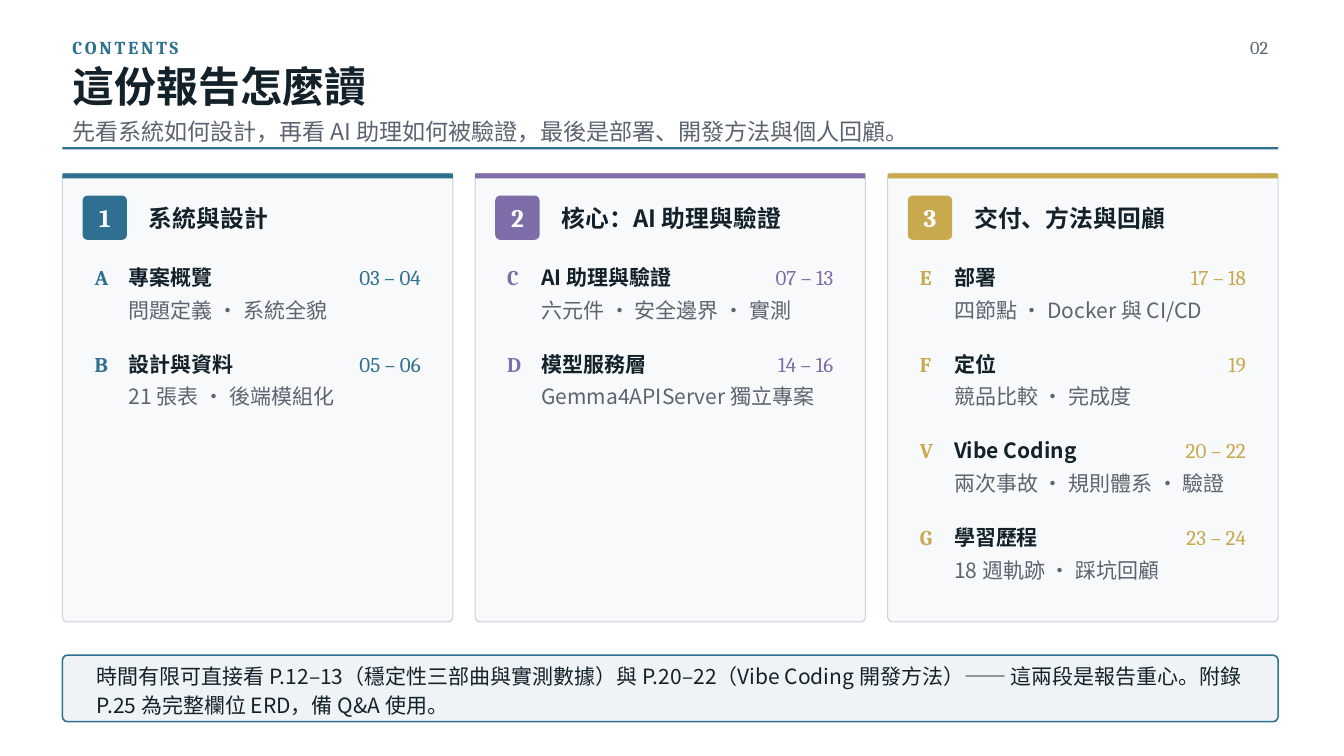
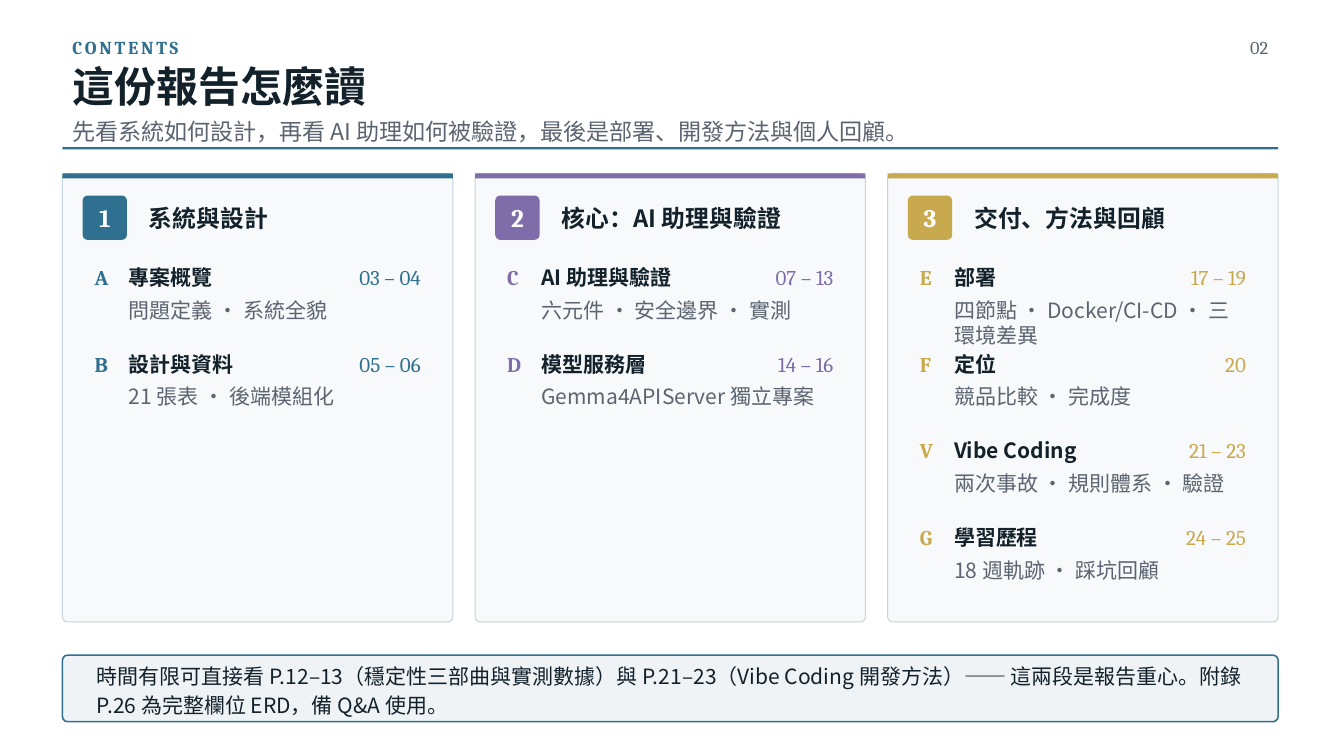
Before and after one commit to billwu101/CloudDrive, a slide deck: slide 2 of doc/ppt/CloudDrive_專題報告_v2.0.pptx. Drawn at 1344x756 pixels with LibreOffice and Linux fonts; fonts in the diff are those of the drawing. Boxes give left, top, right and bottom in pixels: in the first picture for what was removed or moved away, otherwise in the second. Text is boxed around its words. In the diff, an @@ line names an element or a change of style, - is before the commit and + after.

```diff
--- a/doc/ppt/CloudDrive_專題報告_v2.0.pptx
+++ b/doc/ppt/CloudDrive_專題報告_v2.0.pptx
@@ text at [1191,271,1246,285]: text changed @@
-17 – 18
+17 – 19
@@ text at [954,300,1230,345]: text changed @@
-四節點 · Docker 與 CI/CD
+四節點 · Docker/CI-CD · 三環境差異
@@ text at [1225,358,1246,372]: text changed @@
-19
+20
@@ text at [1189,444,1246,458]: text changed @@
-20 – 22
+21 – 23
@@ text at [1186,531,1246,545]: text changed @@
-23 – 24
+24 – 25
@@ text at [97,666,1242,717]: text changed @@
-時間有限可直接看 P.12–13（穩定性三部曲與實測數據）與 P.20–22（Vibe Coding 開發方法）—— 這兩段是報告重心。附錄 P.25 為完整欄位 ERD，備 Q&A 使用。
+時間有限可直接看 P.12–13（穩定性三部曲與實測數據）與 P.21–23（Vibe Coding 開發方法）—— 這兩段是報告重心。附錄 P.26 為完整欄位 ERD，備 Q&A 使用。
```
Also in this commit, not shown: 7 other slides changed, 1 slide added, 1 other file.
